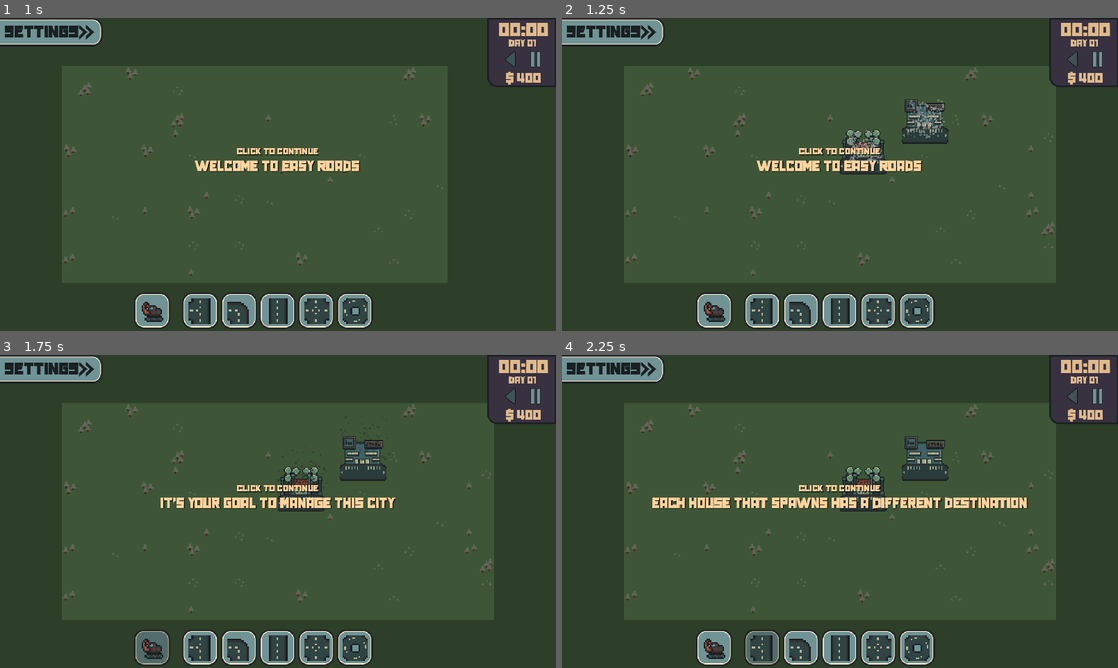
Above: before the commit, frames 1-4 (two rows, left to right).
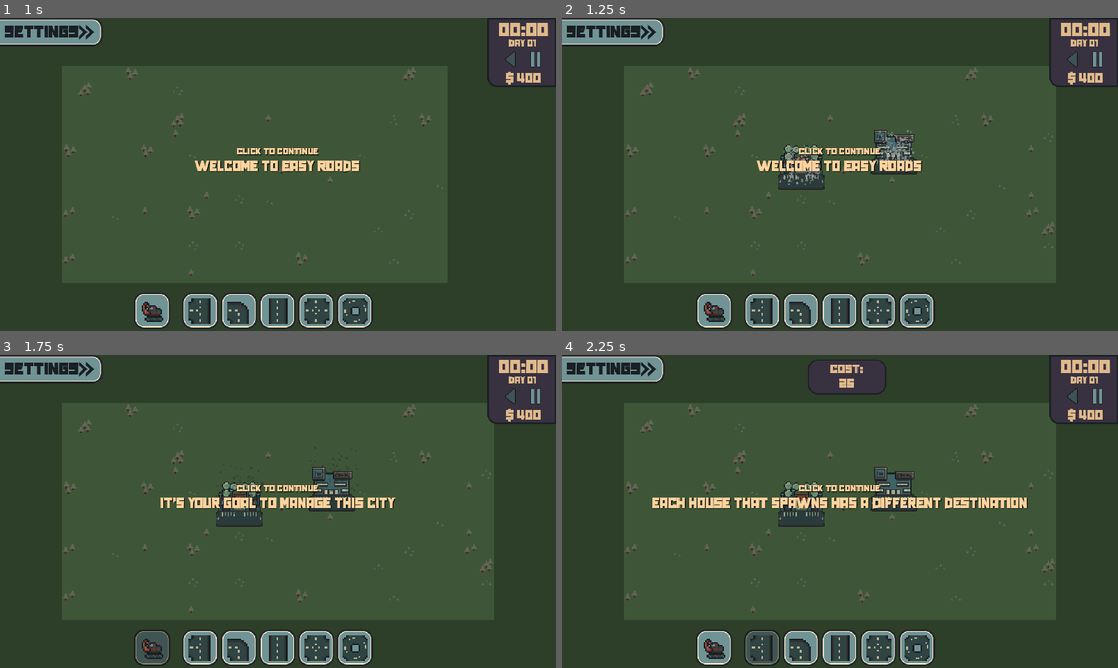
Above: after the commit, the same moments.

Repository: StixxyTape/Easy-Roads
Game: Godot game, scene res://Scenes/menu.tscn
Same seed, same stepped clock (60 frames per second), same inputs: the game is played once before the commit and once after it.
Inputs (mouse positions are in pixels of both pictures, inside the frame that each line leads up to):
- Up to frame 1 (1 s): click "Start" at 0.5 s
- Up to frame 2 (1.25 s): no input
- Up to frame 3 (1.75 s): click (150, 649) at 1.25 s
- Up to frame 4 (2.25 s): click (762, 649) at 2 s

Frame 1 is identical in both runs. In frame 2, 2.7% of the frame differs, in the area x 38-70%, y 26-55%; in frame 3, 2.6%; in frame 4, 3.0%, in the area x 33-70%, y 1-99%.

Commit message:
Car System Fixed + Minor Tweaks

Diff:
--- a/Easy Roads/Scenes/arrow.tscn
+++ b/Easy Roads/Scenes/arrow.tscn
@@ -1,6 +1,21 @@
-[gd_scene load_steps=5 format=3 uid="uid://b4wwvoljbmc2b"]
+[gd_scene load_steps=5 format=3 uid="uid://c1502dctv2ohb"]
 
-[ext_resource type="Texture2D" uid="uid://cpwoevo7vue5u" path="res://Art/UI/Arrow.png" id="1_8g7di"]
+[ext_resource type="Texture2D" uid="uid://spuv3kp0tp1o" path="res://Art/UI/Arrow.png" id="1_8g7di"]
+
+[sub_resource type="Animation" id="Animation_hfngj"]
+length = 0.001
+tracks/0/type = "value"
+tracks/0/imported = false
+tracks/0/enabled = true
+tracks/0/path = NodePath(".:scale")
+tracks/0/interp = 1
+tracks/0/loop_wrap = true
+tracks/0/keys = {
+"times": PackedFloat32Array(0),
+"transitions": PackedFloat32Array(1),
+"update": 0,
+"values": [Vector2(2, 2)]
+}
 
 [sub_resource type="Animation" id="Animation_red0w"]
 resource_name = "idle"
@@ -16,21 +31,6 @@
 "transitions": PackedFloat32Array(1, 1, 1),
 "update": 0,
 "values": [Vector2(2, 2), Vector2(3, 3), Vector2(2, 2)]
-}
-
-[sub_resource type="Animation" id="Animation_hfngj"]
-length = 0.001
-tracks/0/type = "value"
-tracks/0/imported = false
-tracks/0/enabled = true
-tracks/0/path = NodePath(".:scale")
-tracks/0/interp = 1
-tracks/0/loop_wrap = true
-tracks/0/keys = {
-"times": PackedFloat32Array(0),
-"transitions": PackedFloat32Array(1),
-"update": 0,
-"values": [Vector2(2, 2)]
 }
 
 [sub_resource type="AnimationLibrary" id="AnimationLibrary_cf7td"]
--- a/Easy Roads/Scenes/bubble.tscn
+++ b/Easy Roads/Scenes/bubble.tscn
@@ -47,7 +47,7 @@
 "times": PackedFloat32Array(0, 1),
 "transitions": PackedFloat32Array(1, 1),
 "update": 0,
-"values": [Color(1, 1, 1, 0), Color(1, 1, 1, 1)]
+"values": [Color(1, 1, 1, 0), Color(1, 1, 1, 0.705882)]
 }
 tracks/1/type = "value"
 tracks/1/imported = false
--- a/Easy Roads/Scenes/gameOver.tscn
+++ b/Easy Roads/Scenes/gameOver.tscn
@@ -76,14 +76,102 @@
 "open": SubResource("Animation_xygco")
 }
 
+[sub_resource type="NavigationPolygon" id="NavigationPolygon_2gb3t"]
+
+[sub_resource type="NavigationPolygon" id="NavigationPolygon_htdg4"]
+vertices = PackedVector2Array(-4, -8, 4, -8, 4, 8, -4, 8)
+polygons = Array[PackedInt32Array]([PackedInt32Array(0, 1, 2, 3)])
+outlines = Array[PackedVector2Array]([PackedVector2Array(-4, -8, 4, -8, 4, 8, -4, 8)])
+
+[sub_resource type="NavigationPolygon" id="NavigationPolygon_1csm4"]
+vertices = PackedVector2Array(-4, -4, 4, -4, 4, 4, -4, 4, 4, 8, -4, 8, -8, -4, -8, 4)
+polygons = Array[PackedInt32Array]([PackedInt32Array(0, 1, 2, 3), PackedInt32Array(2, 4, 5, 3), PackedInt32Array(6, 0, 3, 7)])
+outlines = Array[PackedVector2Array]([PackedVector2Array(-8, -4, -8, 4, -4, 4, -4, 8, 4, 8, 4, 4, 4, -4, -4, -4)])
+
+[sub_resource type="NavigationPolygon" id="NavigationPolygon_3mkcy"]
+vertices = PackedVector2Array(4, 8, -4, 8, -4, 4, 4, 4, -8, 4, -8, -4, -4, -4, 4, -4, -4, -8, 4, -8, 8, -4, 8, 4)
+polygons = Array[PackedInt32Array]([PackedInt32Array(0, 1, 2, 3), PackedInt32Array(2, 4, 5, 6), PackedInt32Array(3, 2, 6, 7), PackedInt32Array(6, 8, 9, 7), PackedInt32Array(3, 7, 10, 11)])
+outlines = Array[PackedVector2Array]([PackedVector2Array(-4, 8, -4, 4, -8, 4, -8, -4, -4, -4, -4, -8, 4, -8, 4, -4, 8, -4, 8, 4, 4, 4, 4, 8)])
+
+[sub_resource type="NavigationPolygon" id="NavigationPolygon_xjwyk"]
+vertices = PackedVector2Array(-4, -4, -4, -8, 4, -8, 4, -4, 4, 4, -4, 4, 4, 8, -4, 8, -8, -4, -8, 4)
+polygons = Array[PackedInt32Array]([PackedInt32Array(0, 1, 2, 3), PackedInt32Array(0, 3, 4, 5), PackedInt32Array(4, 6, 7, 5), PackedInt32Array(8, 0, 5, 9)])
+outlines = Array[PackedVector2Array]([PackedVector2Array(-8, -4, -8, 4, -4, 4, -4, 8, 4, 8, 4, 4, 4, -4, 4, -8, -4, -8, -4, -4)])
+
+[sub_resource type="NavigationPolygon" id="NavigationPolygon_nqule"]
+vertices = PackedVector2Array(8, -4, 8, 4, -8, 4, -8, -4)
+polygons = Array[PackedInt32Array]([PackedInt32Array(0, 1, 2, 3)])
+outlines = Array[PackedVector2Array]([PackedVector2Array(8, -4, 8, 4, -8, 4, -8, -4)])
+
+[sub_resource type="NavigationPolygon" id="NavigationPolygon_yvh1k"]
+vertices = PackedVector2Array(4, -4, 4, 4, -4, 4, -4, -4, -8, 4, -8, -4, 4, -8, -4, -8)
+polygons = Array[PackedInt32Array]([PackedInt32Array(0, 1, 2, 3), PackedInt32Array(2, 4, 5, 3), PackedInt32Array(6, 0, 3, 7)])
+outlines = Array[PackedVector2Array]([PackedVector2Array(4, -8, -4, -8, -4, -4, -8, -4, -8, 4, -4, 4, 4, 4, 4, -4)])
+
+[sub_resource type="NavigationPolygon" id="NavigationPolygon_2hd8d"]
+vertices = PackedVector2Array(4, -4, 4, 8, -4, 8, -4, -4)
+polygons = Array[PackedInt32Array]([PackedInt32Array(0, 1, 2, 3)])
+outlines = Array[PackedVector2Array]([PackedVector2Array(4, -4, 4, 8, -4, 8, -4, -4)])
+
+[sub_resource type="NavigationPolygon" id="NavigationPolygon_4vvay"]
+vertices = PackedVector2Array(-4, 4, -4, -4, 4, -4, 4, 4, 8, -4, 8, 4, -4, 8, 4, 8)
+polygons = Array[PackedInt32Array]([PackedInt32Array(0, 1, 2, 3), PackedInt32Array(2, 4, 5, 3), PackedInt32Array(6, 0, 3, 7)])
+outlines = Array[PackedVector2Array]([PackedVector2Array(-4, 8, 4, 8, 4, 4, 8, 4, 8, -4, 4, -4, -4, -4, -4, 4)])
+
+[sub_resource type="NavigationPolygon" id="NavigationPolygon_c15mv"]
+vertices = PackedVector2Array(2.66667, 2.66667, 2.66667, -2.66667, 8, -2.66667, 8, 2.66667, 5.33333, 5.33333, -2.66667, 2.66667, 2.66667, 8, -2.66667, 8, -5.33333, 5.33333, -2.66667, -2.66667, -8, 2.66667, -8, -2.66667, -5.33333, -5.33333, -2.66667, -8, 2.66667, -8)
+polygons = Array[PackedInt32Array]([PackedInt32Array(0, 1, 2, 3, 4), PackedInt32Array(5, 0, 4, 6, 7, 8), PackedInt32Array(9, 5, 8, 10, 11, 12), PackedInt32Array(2, 1, 9, 12, 13, 14)])
+outlines = Array[PackedVector2Array]([PackedVector2Array(-5.33333, -5.33333, -2.66667, -2.66667, -2.66667, 2.66667, 2.66667, 2.66667, 2.66667, -2.66667, 8, -2.66667, 8, 2.66667, 5.33333, 5.33333, 2.66667, 8, -2.66667, 8, -5.33333, 5.33333, -8, 2.66667, -8, -2.66667), PackedVector2Array(8, -2.66667, 2.66667, -2.66667, -2.66667, -2.66667, -5.33333, -5.33333, -2.66667, -8, 2.66667, -8)])
+
+[sub_resource type="NavigationPolygon" id="NavigationPolygon_d6wh4"]
+vertices = PackedVector2Array(4, 4, 4, 8, -4, 8, -4, 4, -4, -4, 4, -4, -4, -8, 4, -8, 8, 4, 8, -4)
+polygons = Array[PackedInt32Array]([PackedInt32Array(0, 1, 2, 3), PackedInt32Array(0, 3, 4, 5), PackedInt32Array(4, 6, 7, 5), PackedInt32Array(8, 0, 5, 9)])
+outlines = Array[PackedVector2Array]([PackedVector2Array(8, 4, 8, -4, 4, -4, 4, -8, -4, -8, -4, -4, -4, 4, -4, 8, 4, 8, 4, 4)])
+
+[sub_resource type="NavigationPolygon" id="NavigationPolygon_1gm6y"]
+vertices = PackedVector2Array(4, 4, -8, 4, -8, -4, 4, -4)
+polygons = Array[PackedInt32Array]([PackedInt32Array(0, 1, 2, 3)])
+outlines = Array[PackedVector2Array]([PackedVector2Array(4, 4, -8, 4, -8, -4, 4, -4)])
+
+[sub_resource type="NavigationPolygon" id="NavigationPolygon_qw5xg"]
+vertices = PackedVector2Array(4, 4, -4, 4, -4, -4, 4, -4, -4, -8, 4, -8, 8, 4, 8, -4)
+polygons = Array[PackedInt32Array]([PackedInt32Array(0, 1, 2, 3), PackedInt32Array(2, 4, 5, 3), PackedInt32Array(6, 0, 3, 7)])
+outlines = Array[PackedVector2Array]([PackedVector2Array(8, 4, 8, -4, 4, -4, 4, -8, -4, -8, -4, -4, -4, 4, 4, 4)])
+
+[sub_resource type="NavigationPolygon" id="NavigationPolygon_mwy3b"]
+vertices = PackedVector2Array(-4, 4, -4, -8, 4, -8, 4, 4)
+polygons = Array[PackedInt32Array]([PackedInt32Array(0, 1, 2, 3)])
+outlines = Array[PackedVector2Array]([PackedVector2Array(-4, 4, -4, -8, 4, -8, 4, 4)])
+
+[sub_resource type="NavigationPolygon" id="NavigationPolygon_3u7lr"]
+vertices = PackedVector2Array(-4, 4, -8, 4, -8, -4, -4, -4, 4, -4, 4, 4, 8, -4, 8, 4, -4, 8, 4, 8)
+polygons = Array[PackedInt32Array]([PackedInt32Array(0, 1, 2, 3), PackedInt32Array(0, 3, 4, 5), PackedInt32Array(4, 6, 7, 5), PackedInt32Array(8, 0, 5, 9)])
+outlines = Array[PackedVector2Array]([PackedVector2Array(-4, 8, 4, 8, 4, 4, 8, 4, 8, -4, 4, -4, -4, -4, -8, -4, -8, 4, -4, 4)])
+
+[sub_resource type="NavigationPolygon" id="NavigationPolygon_c817e"]
+vertices = PackedVector2Array(-4, -4, 8, -4, 8, 4, -4, 4)
+polygons = Array[PackedInt32Array]([PackedInt32Array(0, 1, 2, 3)])
+outlines = Array[PackedVector2Array]([PackedVector2Array(-4, -4, 8, -4, 8, 4, -4, 4)])
+
+[sub_resource type="NavigationPolygon" id="NavigationPolygon_oxmqh"]
+vertices = PackedVector2Array(4, -4, 8, -4, 8, 4, 4, 4, -4, 4, -4, -4, -8, 4, -8, -4, 4, -8, -4, -8)
+polygons = Array[PackedInt32Array]([PackedInt32Array(0, 1, 2, 3), PackedInt32Array(0, 3, 4, 5), PackedInt32Array(4, 6, 7, 5), PackedInt32Array(8, 0, 5, 9)])
+outlines = Array[PackedVector2Array]([PackedVector2Array(4, -8, -4, -8, -4, -4, -8, -4, -8, 4, -4, 4, 4, 4, 8, 4, 8, -4, 4, -4)])
+
 [sub_resource type="TileSetAtlasSource" id="TileSetAtlasSource_7ej0u"]
 texture = ExtResource("4_4be1e")
 0:0/0 = 0
+0:0/0/navigation_layer_0/polygon = SubResource("NavigationPolygon_htdg4")
 1:0/0 = 0
+1:0/0/navigation_layer_0/polygon = SubResource("NavigationPolygon_nqule")
 2:0/0 = 0
+2:0/0/navigation_layer_0/polygon = SubResource("NavigationPolygon_2hd8d")
 3:0/0 = 0
+3:0/0/navigation_layer_0/polygon = SubResource("NavigationPolygon_1gm6y")
 4:0/0 = 0
+4:0/0/navigation_layer_0/polygon = SubResource("NavigationPolygon_mwy3b")
 5:0/0 = 0
+5:0/0/navigation_layer_0/polygon = SubResource("NavigationPolygon_c817e")
 6:0/0 = 0
 7:0/0 = 0
 8:0/0 = 0
@@ -99,9 +187,13 @@
 12:1/0 = 0
 13:1/0 = 0
 0:2/0 = 0
+0:2/0/navigation_layer_0/polygon = SubResource("NavigationPolygon_1csm4")
 1:2/0 = 0
+1:2/0/navigation_layer_0/polygon = SubResource("NavigationPolygon_yvh1k")
 2:2/0 = 0
+2:2/0/navigation_layer_0/polygon = SubResource("NavigationPolygon_4vvay")
 3:2/0 = 0
+3:2/0/navigation_layer_0/polygon = SubResource("NavigationPolygon_qw5xg")
 5:2/0 = 0
 6:2/0 = 0
 7:2/0 = 0
@@ -121,7 +213,9 @@
 12:3/0 = 0
 13:3/0 = 0
 0:4/0 = 0
+0:4/0/navigation_layer_0/polygon = SubResource("NavigationPolygon_3mkcy")
 2:4/0 = 0
+2:4/0/navigation_layer_0/polygon = SubResource("NavigationPolygon_c15mv")
 5:4/0 = 0
 6:4/0 = 0
 7:4/0 = 0
@@ -154,14 +248,19 @@
 10:7/0 = 0
 11:7/0 = 0
 0:8/0 = 0
+0:8/0/navigation_layer_0/polygon = SubResource("NavigationPolygon_xjwyk")
 2:8/0 = 0
+2:8/0/navigation_layer_0/polygon = SubResource("NavigationPolygon_d6wh4")
 4:8/0 = 0
+4:8/0/navigation_layer_0/polygon = SubResource("NavigationPolygon_3u7lr")
 6:8/0 = 0
+6:8/0/navigation_layer_0/polygon = SubResource("NavigationPolygon_oxmqh")
 8:8/0 = 0
 9:8/0 = 0
 10:8/0 = 0
 
-[sub_resource type="TileSet" id="TileSet_fid22"]
+[sub_resource type="TileSet" id="TileSet_2r371"]
+navigation_layer_0/layers = 1
 sources/0 = SubResource("TileSetAtlasSource_7ej0u")
 
 [node name="GameOver" type="Node2D"]
@@ -435,9 +534,12 @@
 "": SubResource("AnimationLibrary_cu1ki")
 }
 
-[node name="TileMap" type="TileMap" parent="."]
+[node name="NavigationRegion2D" type="NavigationRegion2D" parent="."]
+navigation_polygon = SubResource("NavigationPolygon_2gb3t")
+
+[node name="TileMap" type="TileMap" parent="NavigationRegion2D"]
 scale = Vector2(2, 2)
-tile_set = SubResource("TileSet_fid22")
+tile_set = SubResource("TileSet_2r371")
 format = 2
 layer_0/tile_data = PackedInt32Array(6, 0, 0, 65542, 0, 0, 131078, 0, 0, 196614, 0, 0, 262150, 0, 0, 327686, 0, 0, 3932 …(2702 unchanged characters)…
 
--- a/Easy Roads/Scripts/GameOver.gd
+++ b/Easy Roads/Scripts/GameOver.gd
@@ -1,9 +1,33 @@
 extends Node2D
+
+@onready var tileMap : TileMap = $NavigationRegion2D/TileMap
+
+var car : PackedScene = preload("res://Scenes/menuCar.tscn")
+var spawning : bool = true
+
+var spawnPositions : Array = [Vector2(440, 328), Vector2(648, 232),
+							  Vector2(648, 88), Vector2(552, -8),
+							  Vector2(376, -8), Vector2(184, -8),
+							  Vector2(104, -8), Vector2(-8, 120),
+							  Vector2(8, 328), Vector2(104, 328)]
 
 @onready var descriptionLabel : Label = $CanvasLayer/Description
 
 func _ready():
+	SpawnCars()
+	print("Bruh")
 	if Global.day == 1:
 		descriptionLabel.text = str("You made it to ", Global.day, " Day")
 	else:
 		descriptionLabel.text = str("You made it to ", Global.day, " Days")
+
+func SpawnCars():
+	while true:
+		if spawning:
+			spawning = false
+			await get_tree().create_timer(randf_range(0.5, 1.5)).timeout
+			var spawnedCar = car.instantiate()
+			tileMap.add_child(spawnedCar)
+			spawnedCar.position = spawnPositions.pick_random()
+			spawnedCar.destination = spawnPositions.pick_random() * 2
+			spawning = true
--- a/Easy Roads/Scripts/GridSystem.gd
+++ b/Easy Roads/Scripts/GridSystem.gd
@@ -1,7 +1,7 @@
 extends TileMap
 
 # How big the grid is e.g 4x4
-var gridSize : int = 5
+var gridSize : int = 6
 
 # Define the area in tile coordinates
 var start_x = -14
@@ -52,13 +52,12 @@
 var touchedBuilding : bool
 var lastTilePos : Vector2
 var touchedBuildingPos : Vector2
-var playedSound : bool
 
 # Variable to check when spawning a house
 var spawningHouse : bool = true
 
 # The cooldown between spawning houses
-var houseSpawnCooldown : int = 10
+var houseSpawnCooldown : int = 8
 
 # To keep track of the days and structures that have been built
 var passedDays : Array = []
@@ -76,34 +75,39 @@
 	var randX : int
 	var randY : int
 	var houseType : int = randi_range(0, 4)
-
+	var attemptCounter : int = 0
 	var gridPos : Vector2
+
 	# Offsets to make sure the house doesn't spawn next to another structure
 	var marginOffsets = [
 		Vector2(-1, -1), Vector2(0, -1), Vector2(1, -1),
 		Vector2(-1, 0), Vector2(0, 0), Vector2(1, 0),
 		Vector2(-1, 1), Vector2(0, 1), Vector2(1, 1)
 	]
-
 	# Loop that only breaks when found a suitable spawn position
 	while true:
-		randX = randi_range(-gridSize -8, gridSize +8)
+		attemptCounter += 1
+		print(attemptCounter)
+		if attemptCounter >= 30:
+			return null
+
+		randX = randi_range(-gridSize - 6, gridSize + 6)
 		randY = randi_range(-gridSize, gridSize)
-
 		positionTaken = false
 		gridPos = Vector2(randX, randY)
 
-		if dic.has(str(gridPos)) and dic[str(gridPos)]["Type"] == "House":
+		if (dic.has(str(gridPos)) and dic[str(gridPos)]["Type"] == "House") or gridPos not in buildArea:
 			positionTaken = true
 
 		for offset in marginOffsets:
 			gridPos = Vector2(randX, randY) + offset
 
-			if dic.has(str(gridPos)) and dic[str(gridPos)]["Type"] != "House":
+			if dic.has(str(gridPos)) and (dic[str(gridPos)]["Type"] != "House" and dic[str(gridPos)]["Type"] != "Grass" and dic[str(gridPos)]["Type"] != "Trees"):
 				positionTaken = true
 				break  # Stop checking further, a position is taken
 
 		if not positionTaken:
+			print("Attempt Counter Finished")
 			gridPos = Vector2(randX, randY)
 			break  # Found an available position, exit the loop
 
@@ -124,8 +128,7 @@
 	return gridPos
 
 func HouseManager():
-	var housePos : Vector2
-
+	var housePos
 	# Spawn a car after every houseSpawnCooldown seconds
 	if spawningHouse == true:
 		spawningHouse = false
@@ -135,7 +138,7 @@
 		spawningHouse = true
 
 	# Spawn a bubble and car at the house
-	if housePos:
+	if housePos and housePos != null:
 
 		# Instantiates bubble with offset
 		var spawnedBubble = bubble.instantiate()
@@ -211,14 +214,14 @@
 
 	# Keep generating new positions until an available one is found for the current structure
 	while true:
-		randX = randi_range(-gridSize, gridSize)
-		randY = randi_range(-gridSize, gridSize)
+		randX = randi_range(-gridSize - 7, gridSize + 7)
+		randY = randi_range(-gridSize - 1, gridSize + 1)
 
 		positionTaken = false
 
 		for offset in marginOffsets:
 			var gridPos = Vector2(randX, randY) + offset
-			if (dic.has(str(gridPos)) and (dic[str(gridPos)]["Type"] != "Trees" and dic[str(gridPos)]["Type"] != "Grass")) or gridPos not in buildArea:
+			if (dic.has(str(gridPos)) and (dic[str(gridPos)]["Type"] != "Trees" and dic[str(gridPos)]["Type"] != "Grass" and dic[str(gridPos)]["Type"] != "Road")) or gridPos not in buildArea:
 				positionTaken = true
 				break  # Stop checking further, a position is taken
 
@@ -284,7 +287,7 @@
 			TimeSystem(start_x -5, start_y -4, width + 10, height + 8)
 			gridSize = 10
 			Global.bubbleTimer = 40
-			houseSpawnCooldown = 8
+			houseSpawnCooldown = 5
 		elif Global.day == 10:
 			TimeSystem(start_x -9, start_y -7, width + 18, height + 13)
 			gridSize = 12
@@ -317,13 +320,12 @@
 							"Type" : "Trees",
 							"Position" : str(Vector2i(x, y))
 						}
+
 	SetupStructure()
 
 func BuildSystem():
 	# Erase the preview tile
 	erase_cell(1, mouseTile)
-	if !Input.is_action_pressed("Left Click"):
-		erase_cell(2, mouseTile)
 
 	# Gets the tile at your mouse coordinates
 	mouseTile = local_to_map(get_global_mouse_position())
@@ -394,14 +396,10 @@
 				add_child(particles)
 
 				Global.money -= Global.currentPrice
-
-				if !playedSound:
-					AudioManager.PlaySound(placeSound)
-					playedSound = true
-
 			else:
 				erase_cell(2, pos)
-		playedSound = false
+		if len(roadPlaced) > 0:
+			AudioManager.PlaySound(placeSound)
 		roadPlaced = []
 		touchedBuilding = false
 		placing = false
--- a/Easy Roads/Scripts/HoverState.gd
+++ b/Easy Roads/Scripts/HoverState.gd
@@ -37,19 +37,18 @@
 	Global.overButton = false
 
 func _on_button_press():
-	if !Global.tutorial:
-		if active:
-			Global.roadType = ""
-			active = false
-			if priceLabel:
-				priceLabel.visible = false
-				Global.currentPrice = 0
-		else:
-			if priceLabel:
-				priceLabel.visible = true
-				Global.currentPrice = price
-			tilemap.tileCounter = 0
-			self_modulate = Color("999999dc")
-			active = true
-			Global.roadType = type
-			AudioManager.PlaySound(selectSound)
+	if active:
+		Global.roadType = ""
+		active = false
+		if priceLabel:
+			priceLabel.visible = false
+			Global.currentPrice = 0
+	else:
+		if priceLabel:
+			priceLabel.visible = true
+			Global.currentPrice = price
+		tilemap.tileCounter = 0
+		self_modulate = Color("999999dc")
+		active = true
+		Global.roadType = type
+		AudioManager.PlaySound(selectSound)
--- a/Easy Roads/Scripts/MenuCars.gd
+++ b/Easy Roads/Scripts/MenuCars.gd
@@ -24,5 +24,4 @@
 			tileMap.add_child(spawnedCar)
 			spawnedCar.position = spawnPositions.pick_random()
 			spawnedCar.destination = spawnPositions.pick_random() * 2
-			#print(spawnedCar.destination)
 			spawning = true
Not shown, changed: Easy Roads/Art/UI/Arrow.png.import
Not shown: 1 places in Easy Roads/Scenes/gameOver.tscn that only renumber resources
Not shown: 1 places in Easy Roads/Scenes/main.tscn that only renumber resources
Not shown: 2 places in Easy Roads/Scenes/ui.tscn that only renumber resources
